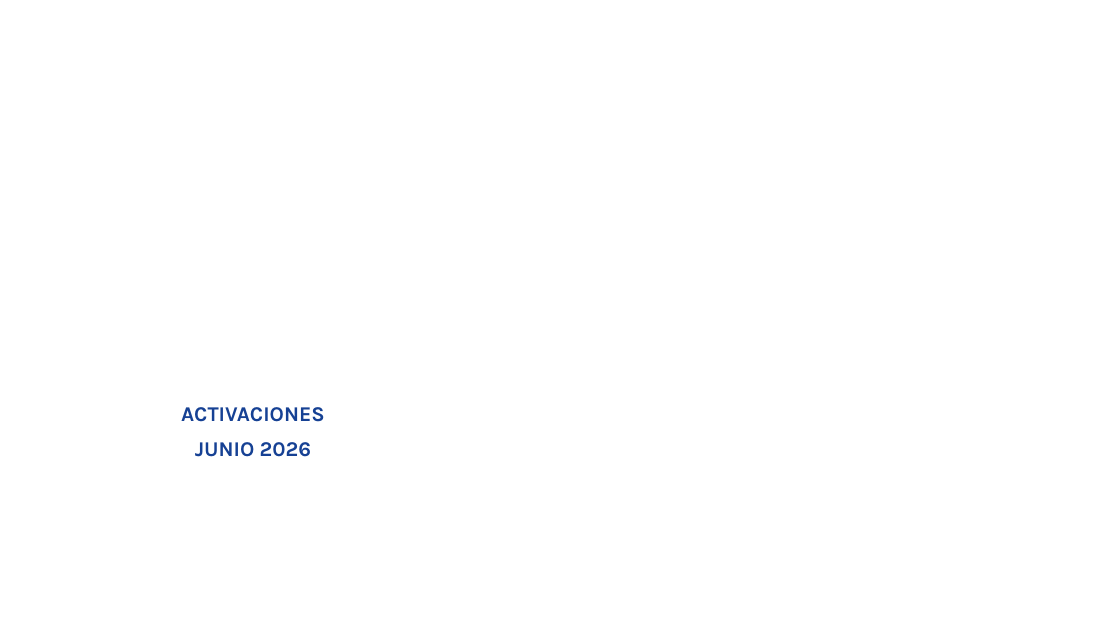
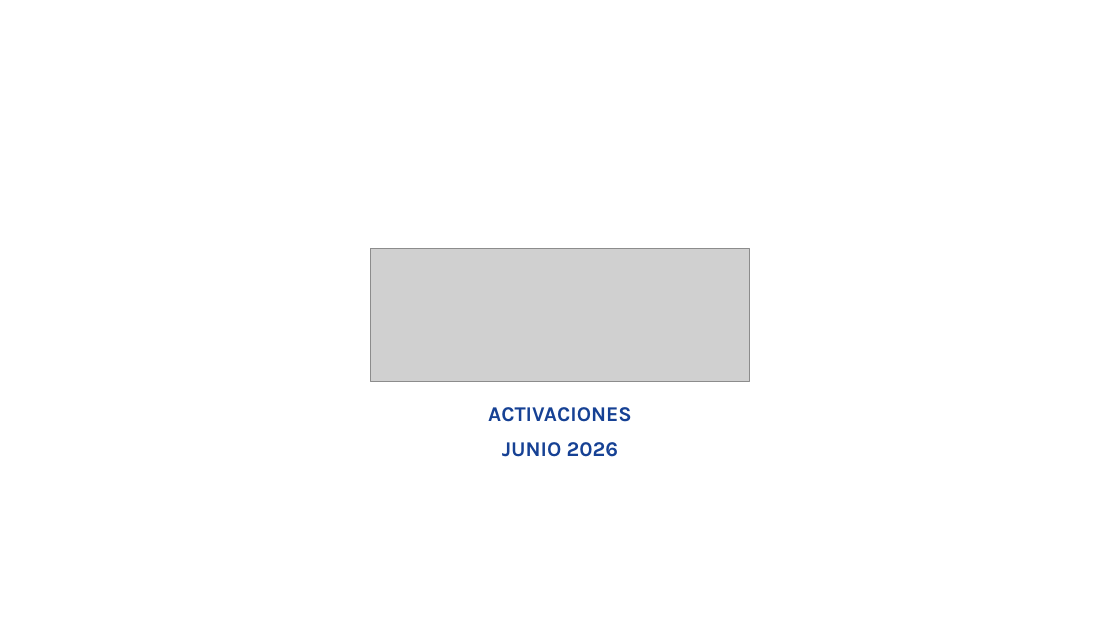
Before and after one commit to Dacbconst/Trazabilidad_seguimiento, a slide deck: slide 2 of EpsonReport/recursos/ppt/activaciones.pptx. Drawn at 1120x630 pixels with LibreOffice and Linux fonts; fonts in the diff are those of the drawing; grey boxes stand for pictures; background and template pictures are left out. Boxes give left, top, right and bottom in pixels: in the first picture for what was removed or moved away, otherwise in the second. Text is boxed around its words. In the diff, an @@ line names an element or a change of style, - is before the commit and + after.

```diff
--- a/EpsonReport/recursos/ppt/activaciones.pptx
+++ b/EpsonReport/recursos/ppt/activaciones.pptx
@@ picture added at <box>371,249,749,382</box> @@
@@ text "ACTIVACIONES": place and size @@
-text "ACTIVACIONES" at <box>181,407,325,457</box>
+text "ACTIVACIONES" at <box>488,407,632,457</box>
```
Also in this commit, not shown: 31 other files.
